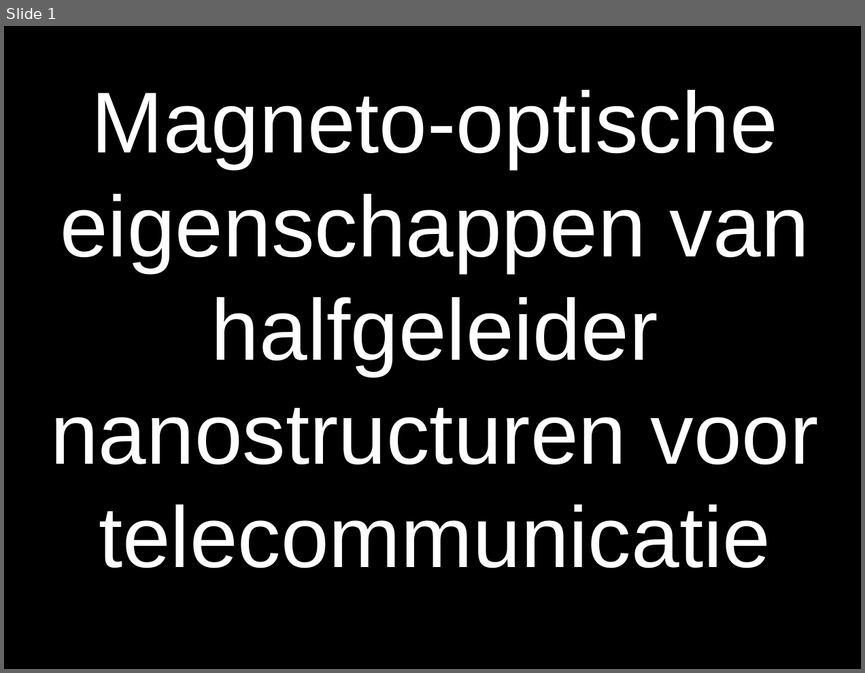
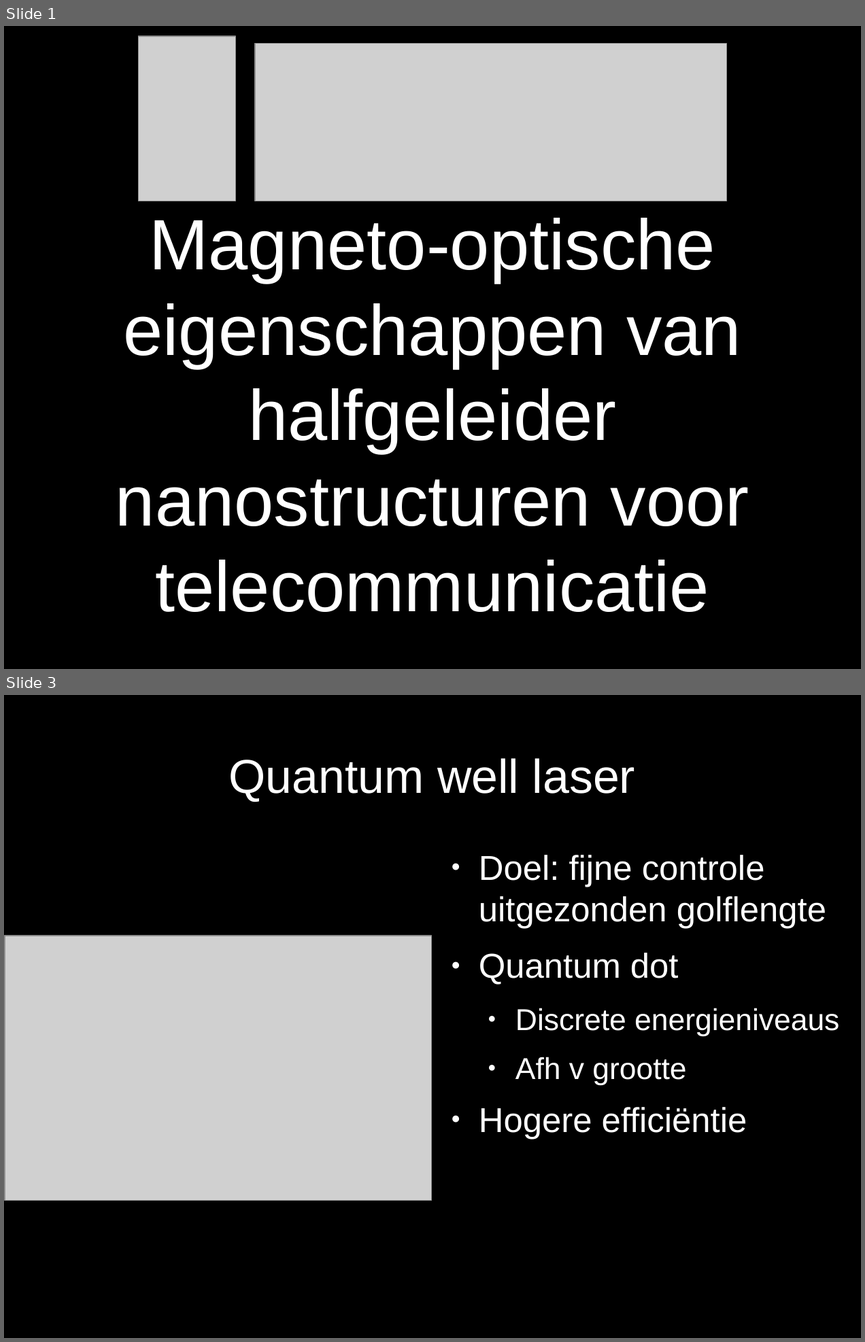
Before and after one commit to RoaldFre/ExperimenteleBasistechnieken, a slide deck: MagnetoOptisch/presentatie/presentatie.odp. Shown one above the other, each under a label of ours: slide 1 before the commit, slides 1 and 3 after it; the slides between them are not shown. The pictures are 865x673 and 865x1342 pixels, drawn with LibreOffice and Linux fonts; fonts in the diff are those of the drawing; grey boxes stand for pictures. Boxes give left, top, right and bottom in pixels: in the first picture for what was removed or moved away, otherwise in the second. Text is boxed around its words. In the diff, an @@ line names an element or a change of style, - is before the commit and + after.

```diff
--- a/MagnetoOptisch/presentatie/presentatie.odp
+++ b/MagnetoOptisch/presentatie/presentatie.odp
@@ slide 3 added at box(4, 695, 861, 1338), background #000000 @@
@@ title added at box(229, 758, 635, 802), 44 pt, text #FFFFFF @@
+Quantum well laser
@@ text added at box(479, 855, 839, 1139), 32 pt, text #FFFFFF @@
+● Doel: fijne controle uitgezonden golflengte
+● Quantum dot
+  ● Discrete energieniveaus
+  ● Afh v grootte
+● Hogere efficiëntie
@@ picture added at box(5, 936, 432, 1200) @@
@@ slide 1 changed as well @@
@@ picture added at box(139, 36, 236, 201) @@
@@ picture added at box(255, 43, 726, 201) @@
@@ title "Magneto-optische eigenschappen van halfgeleider nanostructur ...": place and size @@
-title "Magneto-optische eigenschappen van halfgeleider nanostructur ..." at box(50, 90, 818, 569)
+title "Magneto-optische eigenschappen van halfgeleider nanostructur ..." at box(116, 218, 749, 612)
@@ title "Magneto-optische eigenschappen van halfgeleider nanostructur ..." at box(116, 218, 749, 612): size 80 to 66 pt @@
```
Also in this commit, not shown: 2 other slides added, 1 slide removed, 8 other files.
